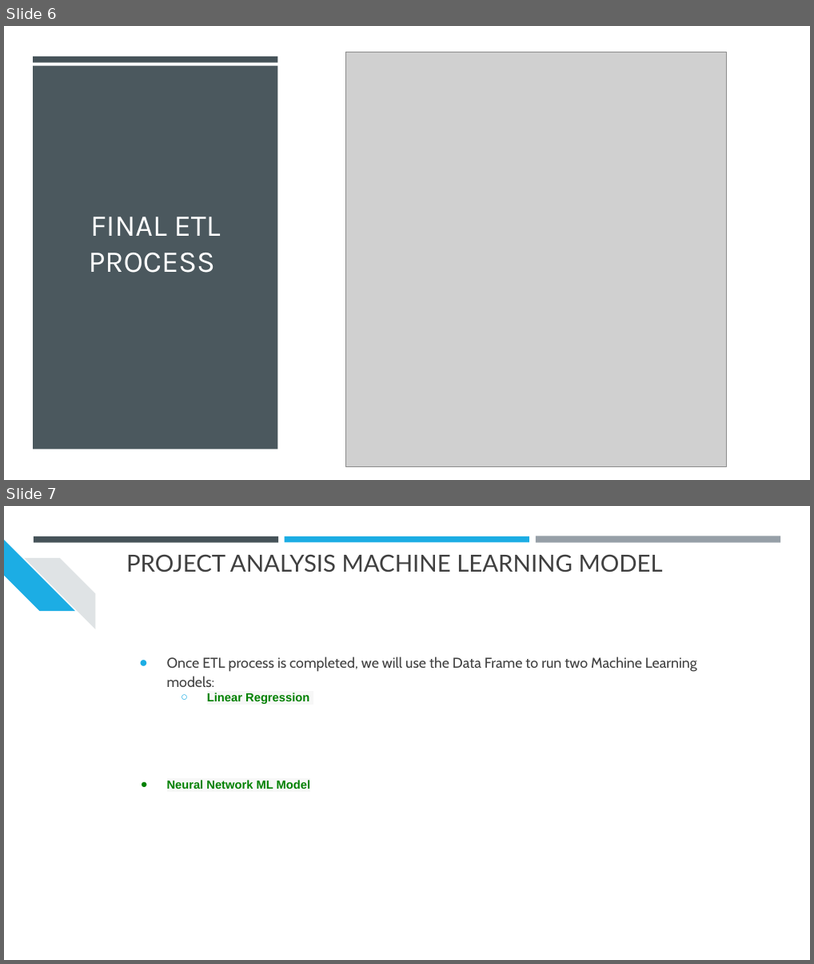
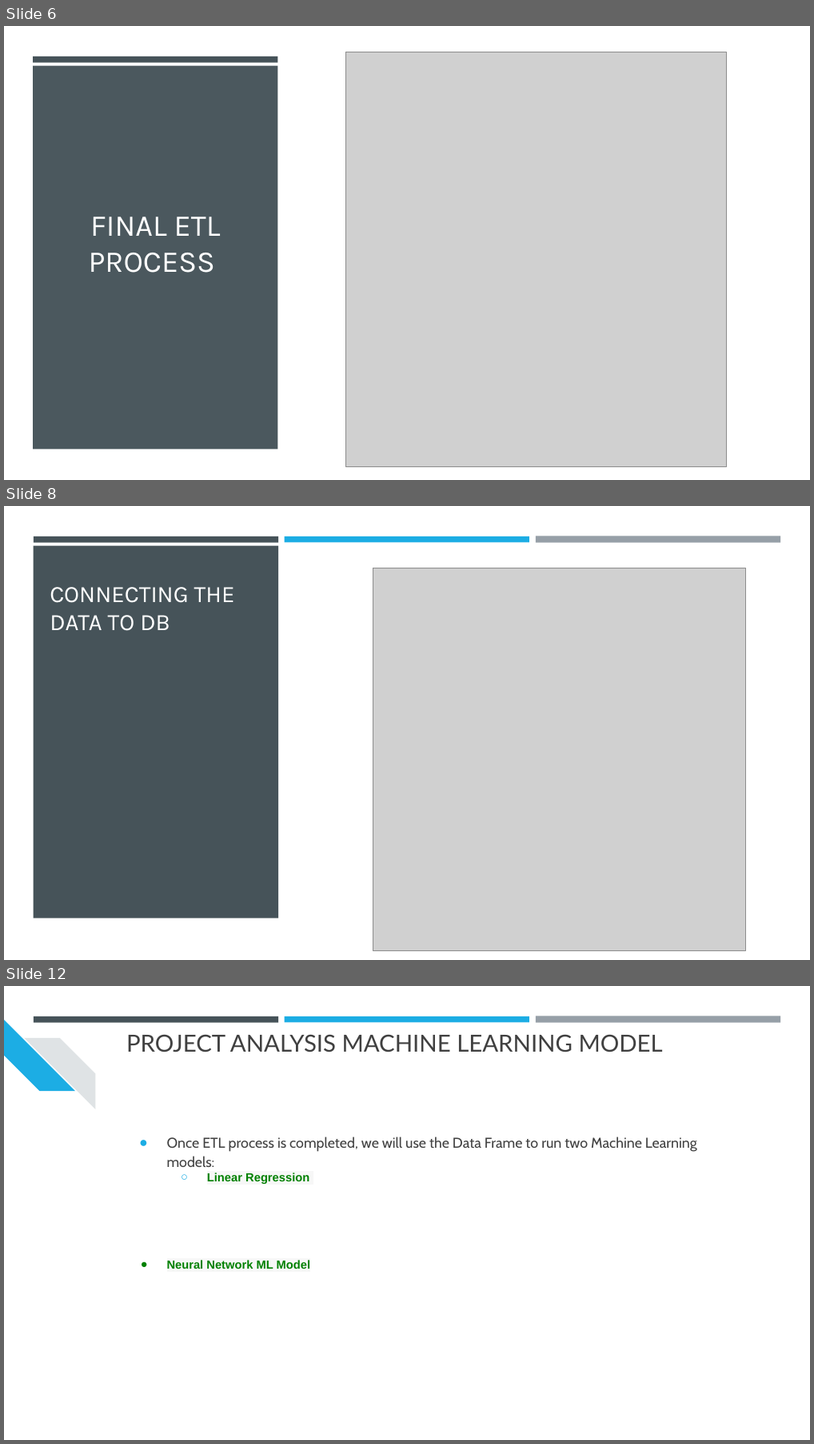
Before and after one commit to srthirum1/Final_Group_Project, a slide deck: CA Housing Prices Analysis.pptx. Shown one above the other, each under a label of ours: slides 6 and 7 before the commit, slides 6, 8 and 12 after it; the slides between them are not shown. The pictures are 814x964 and 814x1444 pixels, drawn with LibreOffice and Linux fonts; fonts in the diff are those of the drawing; grey boxes stand for pictures. Boxes give left, top, right and bottom in pixels: in the first picture for what was removed or moved away, otherwise in the second. Text is boxed around its words. In the diff, an @@ line names an element or a change of style, - is before the commit and + after.

Commit message:
updated power point to add Data Rengeling process and ML flow

```diff
--- a/CA Housing Prices Analysis.pptx
+++ b/CA Housing Prices Analysis.pptx
@@ slide 8 added at [4,506,810,960], background #000000; not listed: 1 template element that a slide beside it also shows @@
@@ rectangle added at [4,506,810,960], fill #FFFFFF @@
@@ rectangle added at [33,546,278,918], fill #465359 @@
@@ rectangle added at [34,536,278,542], fill #465359 @@
@@ rectangle added at [285,536,530,542], fill #1CADE4 @@
@@ rectangle added at [536,536,781,543], fill #969FA7 @@
@@ picture added at [374,568,746,950] @@
@@ title added at [50,587,235,631], 28 pt, text #FFFFFF @@
+CONNECTING THE DATA TO DB
@@ what was slide 7 is now slide 12 @@
```
Also in this commit, not shown: 1 slide changed, 6 other slides added.
